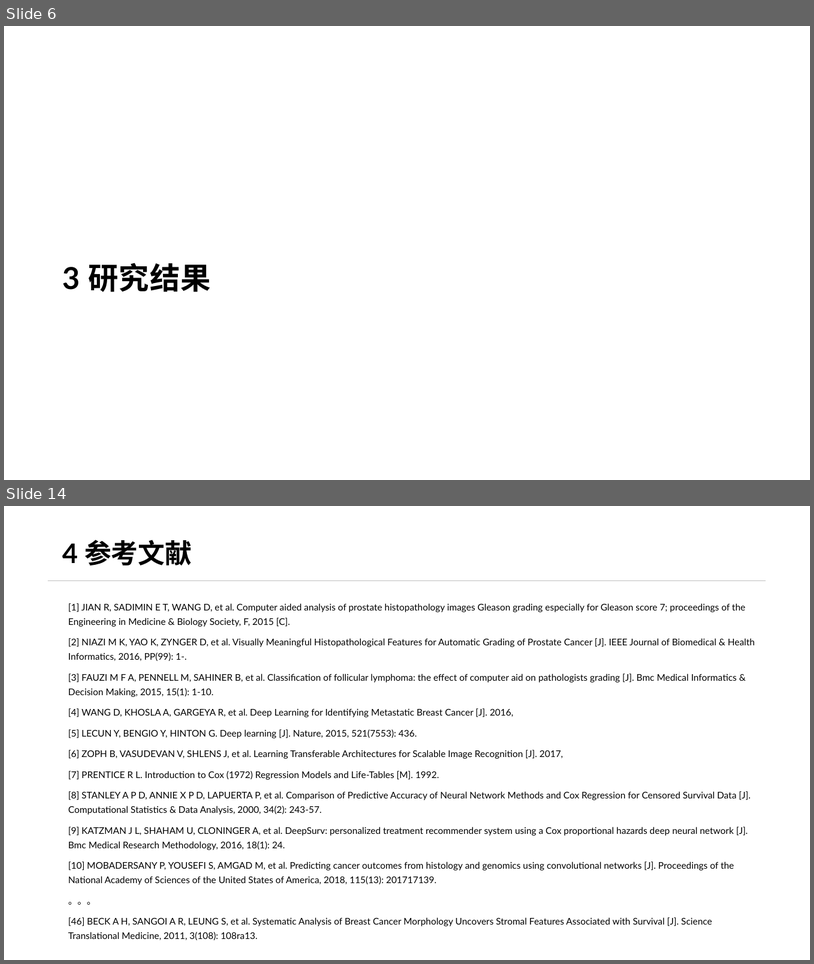
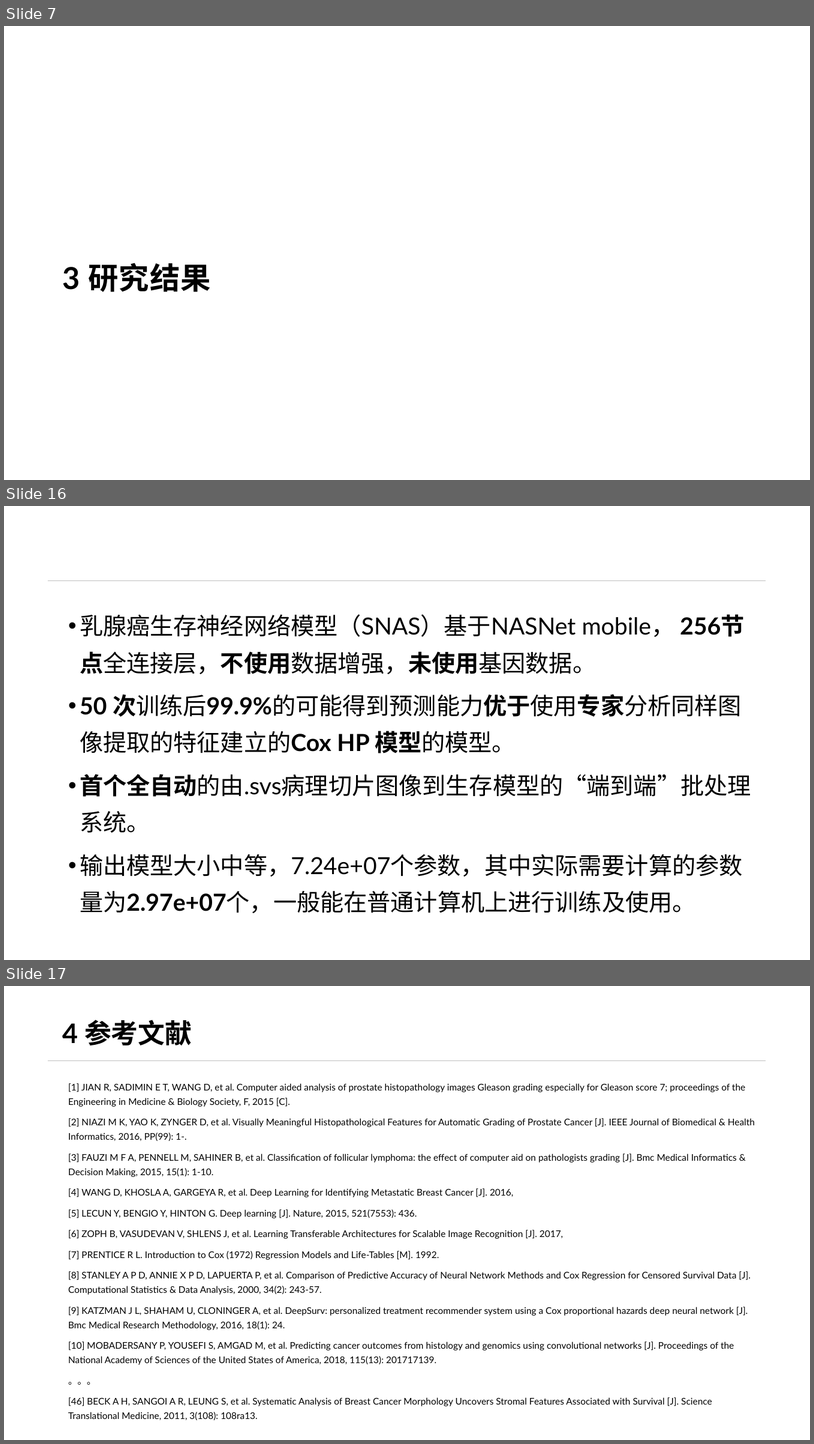
Before and after one commit to KiyoshiMu/Survival-Analysis-by-Breast-Cancer-Slides, a slide deck: data/pre.pptx. Shown one above the other, each under a label of ours: slides 6 and 14 before the commit, slides 7, 16 and 17 after it; the slides between them are not shown. The pictures are 814x964 and 814x1444 pixels, drawn with LibreOffice and Linux fonts; fonts in the diff are those of the drawing; background and template pictures are left out. Boxes give left, top, right and bottom in pixels: in the first picture for what was removed or moved away, otherwise in the second. Text is boxed around its words. In the diff, an @@ line names an element or a change of style, - is before the commit and + after.

```diff
--- a/data/pre.pptx
+++ b/data/pre.pptx
@@ slide 16 added at (4, 506, 810, 960), background #C7EDCC; not listed: 1 template element that a slide beside it also shows @@
@@ text added at (80, 614, 752, 913), 28 pt, text #000000 @@
+• 乳腺癌生存神经网络模型（SNAS）基于NASNet mobile， 256节点全连接层，不使用数据增强，未使用基因数据。
+• 50 次训练后99.9%的可能得到预测能力优于使用专家分析同样图像提取的特征建立的Cox HP 模型的模型。
+• 首个全自动的由.svs病理切片图像到生存模型的“端到端”批处理系统。
+• 输出模型大小中等，7.24e+07个参数，其中实际需要计算的参数量为2.97e+07个，一般能在普通计算机上进行训练及使用。
@@ what was slide 6 is now slide 7 @@
@@ what was slide 14 is now slide 17 @@
```
Also in this commit, not shown: 12 slides changed, 2 other slides added.
